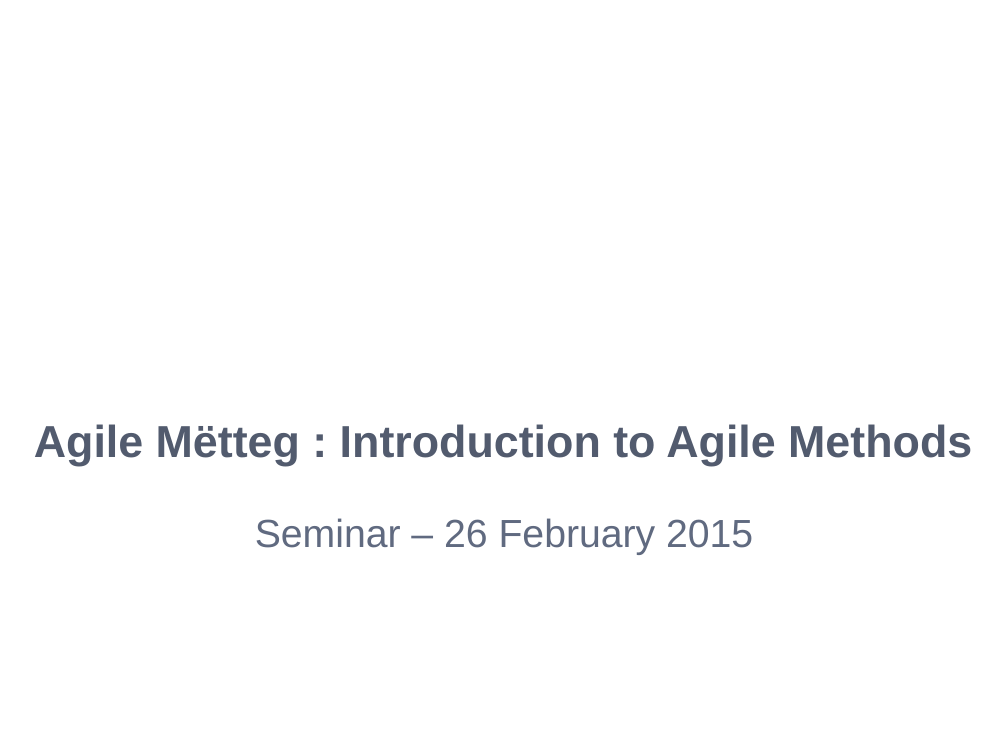
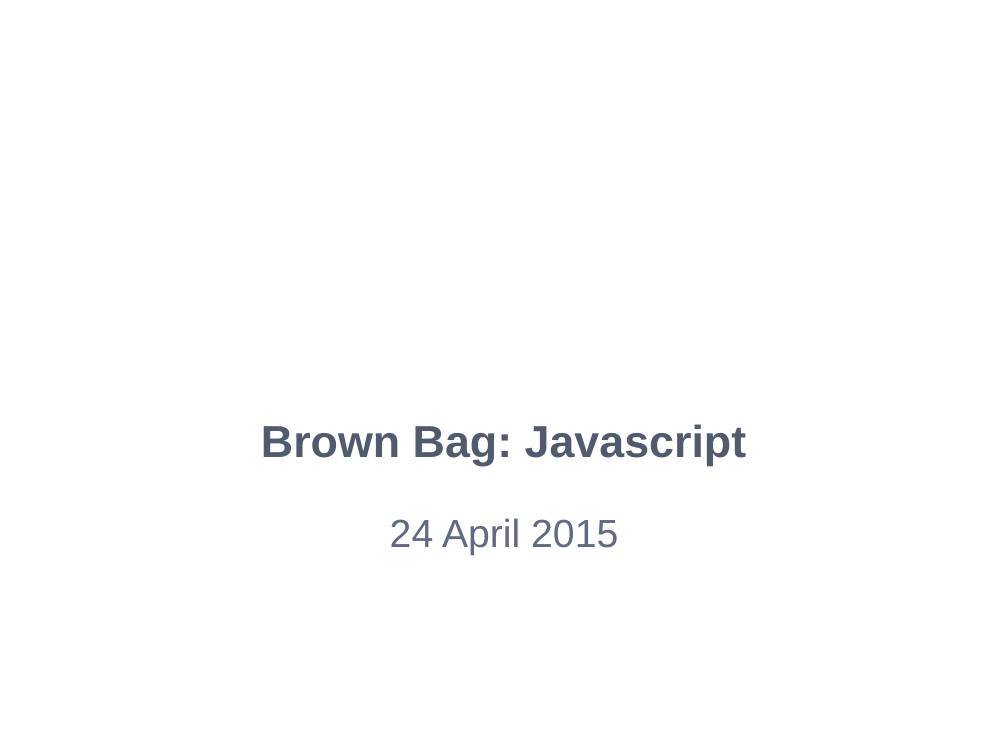
Before and after one commit to APGoblinShark/ap-bb-resources, a slide deck: slide 2 of AP-BrownBag(Javascript).pptx. Drawn at 1008x756 pixels with LibreOffice and Linux fonts; fonts in the diff are those of the drawing; background and template pictures are left out. Boxes give left, top, right and bottom in pixels: in the first picture for what was removed or moved away, otherwise in the second. Text is boxed around its words. In the diff, an @@ line names an element or a change of style, - is before the commit and + after.

```diff
--- a/AP-BrownBag(Javascript).pptx
+++ b/AP-BrownBag(Javascript).pptx
@@ title at bbox=[261, 424, 747, 465]: text changed @@
-Agile Mëtteg : Introduction to Agile Methods
+Brown Bag: Javascript
@@ subtitle at bbox=[390, 518, 618, 555]: text changed @@
-Seminar – 26 February 2015
+24 April 2015
```
Also in this commit, not shown: 4 other slides changed, 28 slides removed.
